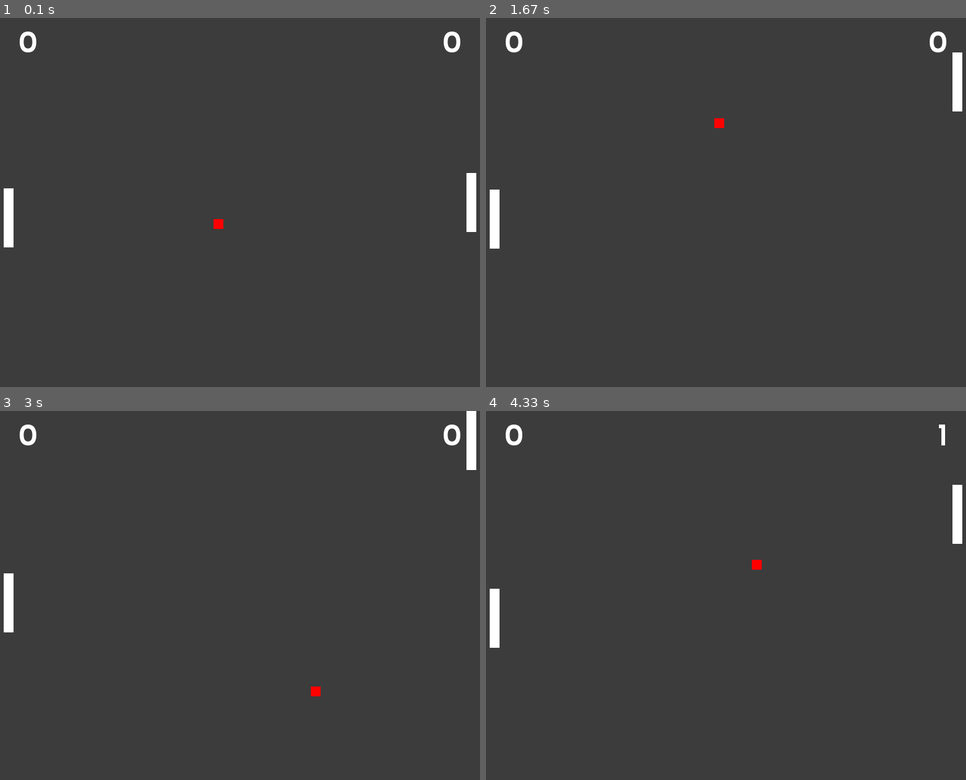
Above: before the commit, frames 1-4 (two rows, left to right).
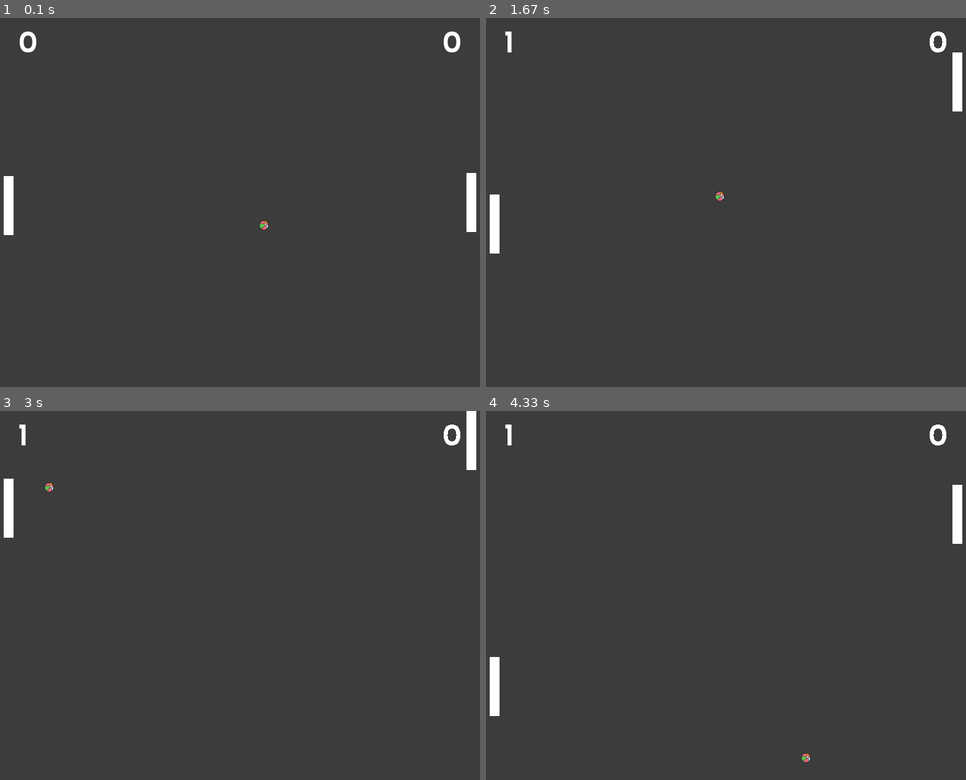
Above: after the commit, the same moments.

Repository: pigmonchu/kata3_pygame
Game: pygame game, started from main.py
The game is run twice, just before and just after one commit, with the same random seed, the same clock (stepped at 60 frames per second) and the same inputs.
Inputs:
- Up to frame 1 (0.1 s): no input
- Up to frame 2 (1.67 s): hold Up 0.33-0.8 s; hold Down 0.83-1.13 s; hold Up 1.17-1.53 s; hold Down from 1.57 s (still down); tap Space at 1.63 s
- Up to frame 3 (3 s): release Down at 1.93 s; hold Up 1.97-2.27 s; tap Space at 2.03, 2.37, 2.7 s; hold Down 2.3-2.6 s; hold Up from 2.63 s (still down)
- Up to frame 4 (4.33 s): release Up at 3 s; hold Down 3.03-3.4 s; tap Space at 3.1, 3.5, 3.83, 4.17 s; hold Up 3.43-3.73 s; hold Down 3.77-4.07 s; hold Up from 4.1 s (still down)

The runs differ from the first frame. In frame 1, 0.2% of the frame differs, in the area x 0-57%, y 42-63%; in frame 2, 0.3%; in frame 3, 0.9%; in frame 4, 0.9%, in the area x 0-96%, y 3-96%.

Commit message:
Hasta aquí hemos llegado

Diff:
--- a/main.py
+++ b/main.py
@@ -8,7 +8,7 @@
 def between(valor, liminf, limsup):
     return liminf <= valor <= limsup
 
-class Raquet(pg.Surface):
+class Raquet(pg.sprite.Sprite):
     x = 0
     y = 0
     w = 16
@@ -19,13 +19,19 @@
     sigueA = None
     esComputadora = False
 
-    def __init__(self):
-        pg.Surface.__init__(self, (self.w, self.h))
-        self.fill(self.color)
+    def __init__(self, objetivo=None):
+        pg.sprite.Sprite.__init__(self)
+        self.image = pg.Surface((self.w, self.h))
+        self.rect = self.image.get_rect()
+        self.image.fill(self.color)
+
+        self.sigueA = objetivo
+        if self.sigueA:
+            self.esComputadora = True
 
     def setColor(self, color):
         self.color = color
-        self.fill(self.color)
+        self.image.fill(self.color)
 
     def avanza(self):
         self.y += self.diry * self.velocidad
@@ -35,10 +41,6 @@
 
         if self.y >= 600 - self.h:
             self.y = 600 - self.h
-
-    def sigue(self, pelota):
-        self.sigueA = pelota
-        self.esComputadora = True
 
     def watch(self):
         if self.sigueA:
@@ -52,10 +54,15 @@
                     self.diry = 0
                 self.avanza()
 
-
-
-
-class Ball(pg.Surface):
+    def update(self):
+        self.rect.x = self.x
+        self.rect.y = self.y
+
+
+
+
+
+class Ball(pg.sprite.Sprite):
     x = 0
     y = 0
     w = 16
@@ -67,8 +74,12 @@
     cuentatoques = 0
 
     def __init__(self):
-        pg.Surface.__init__(self, (self.w, self.h))
-        self.fill(self.color)
+        pg.sprite.Sprite.__init__(self)
+        self.image = pg.image.load(os.getcwd()+"/assets/beach-ball.png")
+        self.rect = self.image.get_rect()
+
+        self.ping = pg.mixer.Sound(os.getcwd()+'/assets/ping.wav')
+        self.lost = pg.mixer.Sound(os.getcwd()+'/assets/lost-point.wav')
 
         #self.sound = pg.mixer.Sound(os.getcwd()+'/assets/sonido.aiff')
 
@@ -82,10 +93,6 @@
         self.fill(self._color)
     '''
 
-    def setColor(self, color):
-        self.color = color
-        self.fill(self.color)
-
     def saque(self, ganador):
         self.x = 392
         self.y = 292
@@ -93,6 +100,8 @@
         self.cuentatoques = 0
         self.velocidad = 5
 
+        self.lost.play()
+
         if ganador == 1:
             self.dirx = -1
         else:
@@ -118,30 +127,22 @@
 
         return None
 
-    def comprobarChoque(self, candidata):
-
-        if (between(self.y, candidata.y, candidata.y+candidata.h) or between(self.y+self.h, candidata.y, candidata.y+candidata.h)) and \
-           (between(self.x, candidata.x, candidata.x+candidata.w) or between(self.x+self.w, candidata.x, candidata.x+candidata.w)):
+    def comprobarChoque(self, spriteGroup):
+        if pg.sprite.spritecollide(self, spriteGroup, False):
             self.dirx = self.dirx * -1
-            self.x += self.dirx
-
-
-            self.cuentatoques += 1
-
-            '''
-            if self.cuentatoques <= 4:
-                self.velocidad = 5
-            elif self.cuentatoques <=9:
-                self.velocidad = 8
-            else:
-                self.velocidad = 14
-            '''
+            self.x += self.dirx * self.w
+
+            self.ping.play()
+
             if self.velocidad <= 14:
                 self.velocidad += 0.5
 
-            # self.velocidad = min(14, self.velocidad + 0.5)
-
-            print(self.velocidad)
+    def update(self):
+        self.rect.x = self.x
+        self.rect.y = self.y
+
+
+
 
 
 
@@ -159,15 +160,17 @@
         self.screen.fill((60, 60, 60))
         self.display.set_caption('Mi juego')
 
+        self.allSprites = pg.sprite.Group()
+        self.playersGroup = pg.sprite.Group()
+
         self.ball1 = Ball()
-        self.ball1.color = (255, 0, 0)
-        self.ball1.setColor((255, 0, 0))
 
         self.player1 = Raquet()
-
-        self.player2 = Raquet()
-        self.player2.sigue(self.ball1)
-        print(self.player2.esComputadora)
+        self.playersGroup.add(self.player1)
+        self.player2 = Raquet(self.ball1)
+        self.playersGroup.add(self.player2)
+        self.allSprites.add(self.playersGroup)
+        self.allSprites.add(self.ball1)
 
         self.fuente = pg.font.Font(os.getcwd()+'/assets/font.ttf', 48)
         self.iniciopartida()
@@ -278,23 +281,19 @@
                     self.winner = self.fuente.render("Ganador jugador {}".format(p), 1, (255, 255, 0))
 
 
-        self.ball1.comprobarChoque(self.player1)
-        self.ball1.comprobarChoque(self.player2)
+        self.ball1.comprobarChoque(self.playersGroup)
 
     def render(self):
         #Pintar los sprites en screen
         self.screen.fill((60,60,60))
 
-        self.screen.blit(self.ball1, (self.ball1.x, self.ball1.y))
-        self.screen.blit(self.player1, (self.player1.x, self.player1.y))
-        self.screen.blit(self.player2, (self.player2.x, self.player2.y))
+        self.allSprites.update()
+        self.allSprites.draw(self.screen)
 
         #calcular x de marcador 1 para que su derecha sea siempre 784
 
         self.screen.blit(self.marcador2, (40, 8))
         self.screen.blit(self.marcador1, (760-self.marcador1.get_rect().w, 8))
-
-        recmarcador1 = self.marcador1.get_rect()
 
         if self.winner:
             rect = self.winner.get_rect()
Binary file added: assets/beach-ball.png
Not shown, added: assets/lost-point.wav
Not shown, added: assets/ping.wav
